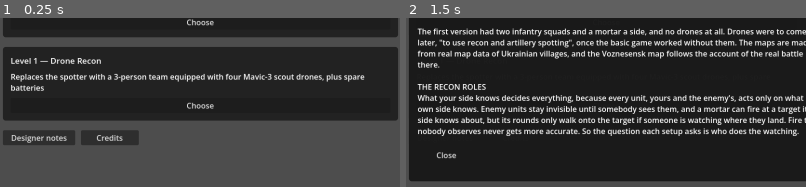
Above: before the commit, frames 1-2 (left to right).
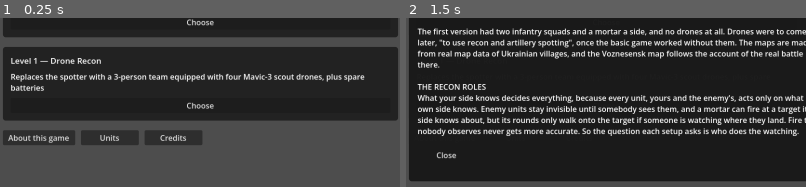
Above: after the commit, the same moments.

Repository: verybadcat/Drones
Game: Godot game, scene res://scenes/Main.tscn
Two runs of this game, one before a commit and one after it. Both use one fixed random seed, a clock stepped at 60 frames per second and the inputs below. Sound files missing from this copy of the repository are replaced by a short silence.
Inputs:
- Up to frame 1 (0.25 s): no input
- Up to frame 2 (1.5 s): click "Designer notes" (after the commit: "About this game") at 0.5 s; click "Credits" at 1.25 s
The pictures show only the part of the screen within x 3-53%, y 50-100%; the shares and areas given below are measured in that part.

The runs differ from the first frame. In frame 1, 1.6% of the frame differs, in the area x 2-51%, y 66-76%; in frame 2, less than 0.1%.

Commit message:
About this game (renamed) and a Units page on the opening screen
Co-Authored-By: Claude Sonnet 5.5 <noreply@anthropic.com>

Diff:
--- a/scripts/level_select_screen.gd
+++ b/scripts/level_select_screen.gd
@@ -42,6 +42,8 @@
 var credits_panel: PanelContainer = null
 var designer_notes_button: Button = null
 var designer_notes_panel: PanelContainer = null
+var units_button: Button = null
+var units_panel: PanelContainer = null
 
 const SETUP_WIDTH: float = 820.0
 const CELL_SIZE := Vector2(200, 58)
@@ -428,16 +430,21 @@
 	])
 
 
-## "Designer notes" and, to its right, "Credits": the two pages that open over the setup.
+## "About this game", "Units" and "Credits", left to right: the three pages that open over the setup.
 func _build_page_buttons() -> Control:
 	var row := HBoxContainer.new()
 	row.add_theme_constant_override("separation", 12)
 	row.size_flags_horizontal = Control.SIZE_SHRINK_BEGIN
 	designer_notes_button = Button.new()
-	designer_notes_button.text = "Designer notes"
+	designer_notes_button.text = "About this game"
 	designer_notes_button.custom_minimum_size = Vector2(150, 0)
 	designer_notes_button.pressed.connect(_toggle_designer_notes)
 	row.add_child(designer_notes_button)
+	units_button = Button.new()
+	units_button.text = "Units"
+	units_button.custom_minimum_size = Vector2(120, 0)
+	units_button.pressed.connect(_toggle_units)
+	row.add_child(units_button)
 	credits_button = Button.new()
 	credits_button.text = "Credits"
 	credits_button.custom_minimum_size = Vector2(120, 0)
@@ -446,22 +453,33 @@
 	return row
 
 
-## Opens the credits page over the setup (or closes it again). Built on first use. Only one of the two pages shows at a time.
+## Opens the credits page over the setup (or closes it again). Built on first use. Only one of the pages shows at a time.
 func _toggle_credits() -> void:
 	if credits_panel == null:
 		credits_panel = _build_page_panel(credits_text(), _toggle_credits)
-	if designer_notes_panel != null:
-		designer_notes_panel.visible = false
-	credits_panel.visible = not credits_panel.visible
-
-
-## Opens the designer notes over the setup (or closes them again), the same way.
+	_toggle_page(credits_panel)
+
+
+## Opens the "About this game" page (the designer notes) over the setup, or closes it again, the same way.
 func _toggle_designer_notes() -> void:
 	if designer_notes_panel == null:
 		designer_notes_panel = _build_page_panel(designer_notes_text(), _toggle_designer_notes)
-	if credits_panel != null:
-		credits_panel.visible = false
-	designer_notes_panel.visible = not designer_notes_panel.visible
+	_toggle_page(designer_notes_panel)
+
+
+## Opens the Units page over the setup, or closes it again, the same way.
+func _toggle_units() -> void:
+	if units_panel == null:
+		units_panel = _build_page_panel(units_text(), _toggle_units)
+	_toggle_page(units_panel)
+
+
+## Shows `panel` if it is hidden (hiding the other pages), or hides it if it is showing.
+func _toggle_page(panel: PanelContainer) -> void:
+	for other in [credits_panel, designer_notes_panel, units_panel]:
+		if other != null and other != panel:
+			other.visible = false
+	panel.visible = not panel.visible
 
 
 ## A page over the setup: the text in a scrolling box and a Close button that calls `on_close`. Starts hidden.
@@ -538,6 +556,113 @@
 	]) % [tactical_minute_per_second, shell_flight_s, squad_metres_per_second, fast_forward_ratio]
 
 
+## The Units page (direct user request: a "Units" button between "About this game" and "Credits" that "should bring up a screen which
+## documents the characteristics of squads, mortars, spotters, drone teams, and drones"). Every figure is read from the game's own
+## constants and from the units as the game sets them up, so the page cannot drift from the game.
+static func units_text() -> String:
+	var ppm: float = GameConfig.PIXELS_PER_METER
+	var squad_u: Unit = _sample_unit(Unit.Team.PLAYER, Unit.Kind.SQUAD)
+	var squad_r: Unit = _sample_unit(Unit.Team.ENEMY, Unit.Kind.SQUAD)
+	var mortar_u: Unit = _sample_unit(Unit.Team.PLAYER, Unit.Kind.MORTAR)
+	var mortar_r: Unit = _sample_unit(Unit.Team.ENEMY, Unit.Kind.MORTAR)
+	var drone_team: Unit = _sample_unit(Unit.Team.PLAYER, Unit.Kind.DRONE_TEAM)
+	var cover: Dictionary = CombatResolver.SQUAD_COVER_MULTIPLIER
+	var mortar_cover: Dictionary = CombatResolver.MORTAR_COVER_MULTIPLIER
+	var lines: PackedStringArray = []
+	lines.append("UNITS")
+	lines.append("")
+	lines.append("SQUADS")
+	lines.append("%d people, on both sides, armed with rifles: the only unit that fights at close quarters." % squad_u.max_pips)
+	lines.append("")
+	lines.append("Fire: at any enemy it can see within %s and has a clear line of sight to (buildings and hills block it). It cannot fire while it is moving with intent, on the march or dashing for cover." % _metres(GameConfig.SQUAD_ENGAGEMENT_RANGE / ppm))
+	lines.append("")
+	lines.append("Accuracy: before terrain and range, a Ukrainian squad hits with %s of its shots and a Russian one with %s (the Ukrainians are defending prepared positions). Cover multiplies that by %s in the open, %s in trees and %s in a building, so a squad in trees is hit one-eighth as often as one in the open. A moving target has no cover but is hit %s times as often. A shot at point-blank range is up to %s times as likely to hit, the bonus fading with distance. Fire from several directions at once multiplies the damage, up to %s times for a squad that is surrounded. Higher ground partly defeats the cover below it." % [_pct(squad_u.base_hit_chance), _pct(squad_r.base_hit_chance), _num(cover[GameConfig.TerrainType.OPEN]), _num(cover[GameConfig.TerrainType.TREES]), _num(cover[GameConfig.TerrainType.BUILDING]), _num(GameConfig.MOVING_HIT_MULTIPLIER), _num(GameConfig.SQUAD_CLOSE_RANGE_HIT_MULTIPLIER), _num(CombatResolver.crossfire_multiplier(0.0))])
+	lines.append("")
+	lines.append("Casualties: a rifle hit costs one person. A mortar round costs about %s of the people left in the squad, and at least one." % _pct(GameConfig.MORTAR_CASUALTY_FRACTION))
+	lines.append("")
+	lines.append("Morale: it breaks off and retreats once it has lost %s of its people (the standing order), and it may surrender if it is cut off." % _pct(squad_u.retreat_threshold))
+	lines.append("")
+	lines.append("Pace, in metres per second of battle time: it marches at %s, repositions at %s, and withdraws at %s (Ukrainian) or %s (Russian)." % [_num(GameConfig.ENEMY_ADVANCE_SPEED / ppm), _num(GameConfig.REPOSITION_SPEED / ppm), _num(GameConfig.PLAYER_RETREAT_SPEED / ppm), _num(GameConfig.ENEMY_RETREAT_SPEED / ppm)])
+	lines.append("")
+	lines.append("Eyes: it notices enemies out to %s in the open, %s farther from higher ground, and %s times as readily while they are moving. Enemies in trees or buildings are much harder to notice." % [_metres(GameConfig.DETECTION_BASE_RANGE / ppm), _metres(GameConfig.DETECTION_ELEVATION_BONUS / ppm), _num(GameConfig.MOVING_SPOT_MULTIPLIER)])
+	lines.append("")
+	lines.append("MORTARS")
+	lines.append("Crew-served indirect fire: it can hit whatever its side can see, from far beyond rifle range.")
+	lines.append("")
+	lines.append("Crew: %d for the Ukrainians, %d for the Russians. A hit is decisive: it wounds or kills several of the crew at once, and a crew that breaks usually abandons the gun." % [mortar_u.crew_size, mortar_r.crew_size])
+	lines.append("")
+	lines.append("Range: %s (Ukrainian) or %s (Russian). A round takes %d seconds to land, so a target that has moved more than %s by then is missed, and a target in cover is much harder to hit: a mortar round is hampered by cover less than a bullet is (%s in the open, %s in trees, %s in a building)." % [_metres(GameConfig.MORTAR_MAX_RANGE_PLAYER / ppm), _metres(GameConfig.MORTAR_MAX_RANGE_ENEMY / ppm), int(GameConfig.MORTAR_FLIGHT_TIME), _metres(GameConfig.MORTAR_EVASION_RADIUS / ppm), _num(mortar_cover[GameConfig.TerrainType.OPEN]), _num(mortar_cover[GameConfig.TerrainType.TREES]), _num(mortar_cover[GameConfig.TerrainType.BUILDING])])
+	lines.append("")
+	lines.append("Rate of fire: bursts of up to %d rounds (%d inside %s), then a reload of %d seconds. The crew must stand still for %d seconds before it can fire, so a mortar that is moving cannot fire." % [GameConfig.MORTAR_BURST_MAX_SHOTS, GameConfig.MORTAR_BURST_CLOSE_RANGE_MAX_SHOTS, _metres(GameConfig.MORTAR_BURST_CLOSE_RANGE / ppm), int(mortar_u.reload_time), int(GameConfig.MORTAR_SETUP_TEARDOWN_TIME)])
+	lines.append("")
+	lines.append("Ammunition: it starts with %d rounds and can hold %d. A resupply run brings %d. A run is requested at first contact, waits off the map until the mortar is down to %d rounds, takes about %d minutes to arrive, and about one in %d does not get through. The run is unarmed and can be shot." % [mortar_u.mortar_rounds_remaining, GameConfig.MORTAR_MAX_AMMO_ON_HAND, GameConfig.MORTAR_RESUPPLY_ROUNDS, GameConfig.MORTAR_RESUPPLY_REORDER_POINT, int(GameConfig.MORTAR_RESUPPLY_DELAY_MEDIAN / 60.0), int(round(1.0 / GameConfig.MORTAR_RESUPPLY_FAILURE_CHANCE))])
+	lines.append("")
+	lines.append("Accuracy: the typical miss distance (half the rounds land closer) of fire that nobody observes is about %s of the range, never less than %s, and it never improves. When someone watches where the rounds fall, it shrinks with each round, toward a floor of %s with a squad watching, %s with a spotter and %s with a drone. A round aimed with a drone's help is also %s times as likely to hit." % [_pct(GameConfig.MORTAR_DISPERSION_CEP_FRACTION_OF_RANGE), _metres(GameConfig.MORTAR_DISPERSION_UNADJUSTED_FLOOR / ppm), _metres(GameConfig.MORTAR_DISPERSION_SQUAD_FLOOR / ppm), _metres(GameConfig.MORTAR_DISPERSION_SPOTTER_FLOOR / ppm), _metres(GameConfig.MORTAR_DISPERSION_DRONE_FLOOR / ppm), _num(GameConfig.DRONE_DIRECTED_MORTAR_ACCURACY_MULTIPLIER)])
+	lines.append("")
+	lines.append("Movement and siting: it relocates at %s metres per second (%s when hurried). It cannot fire from inside a building, and the Ukrainian crew will not set up in the populated-area exclusion zone around a town." % [_num(GameConfig.MORTAR_RELOCATE_SPEED / ppm), _num(GameConfig.MORTAR_RELOCATE_SPEED_URGENT / ppm)])
+	lines.append("")
+	lines.append("Concealment: every round fired gives its position away, and the other side's mortar may answer with counter-battery fire. In cover the crew can only be noticed from within %s; in the open it is noticed much more easily." % _metres(GameConfig.MORTAR_HIDDEN_DETECTION_RANGE / ppm))
+	lines.append("")
+	lines.append("Targets: an enemy mortar before anything else, then squads, weighing how many people are in them and how much of a danger they are. It holds fire to save ammunition as it runs low.")
+	lines.append("")
+	lines.append("SPOTTERS")
+	lines.append("The Level 0 recon unit: a small ground team that calls in fire on whatever it can see. One hit puts it out of action. It is unarmed and never fires.")
+	lines.append("")
+	lines.append("Eyes: it notices enemies out to %s, which is %s farther than a squad. Hidden in cover it can only be noticed from within %s." % [_metres((GameConfig.DETECTION_BASE_RANGE + GameConfig.SPOTTER_DETECTION_RANGE_BONUS) / ppm), _metres(GameConfig.SPOTTER_DETECTION_RANGE_BONUS / ppm), _metres(GameConfig.SPOTTER_HIDDEN_DETECTION_RANGE / ppm)])
+	lines.append("")
+	lines.append("Use: it lets the mortar correct its fire onto what it sees, better than a squad can and not as well as a drone (see the mortar's accuracy above).")
+	lines.append("")
+	lines.append("DRONE TEAMS")
+	lines.append("The Level 1 recon unit, in place of the spotter: %d people, unarmed, with %d Mavic 3 drones and %d spare batteries. You place the team; its pilot decides where the drones look." % [drone_team.crew_size, GameConfig.DRONE_FLEET_SIZE, GameConfig.DRONE_SPARE_BATTERIES])
+	lines.append("")
+	lines.append("Casualties: a hit is decisive against the crew, as it is against a mortar crew. Losing one of them does not end the flying, but each casualty makes the drones about %s less likely to notice what is in view and directing fire a little less effective." % _pct(1.0 - GameConfig.DRONE_TEAM_CASUALTY_SPOT_MULTIPLIER))
+	lines.append("")
+	lines.append("On the move: when the team itself is moving, the drones are flown with divided attention. They notice about %s less, and corrections to mortar fire are less precise." % _pct(1.0 - GameConfig.DRONE_TEAM_MOVING_SPOT_CHANCE_MULTIPLIER))
+	lines.append("")
+	lines.append("Batteries: swapping one takes %d minutes and recharging a flat one takes %d minutes. A drone is not launched below %s charge." % [int(GameConfig.DRONE_BATTERY_SWAP_DURATION / 60.0), int(GameConfig.DRONE_RECHARGE_DURATION / 60.0), _pct(GameConfig.DRONE_MIN_LAUNCH_CHARGE_FLOOR)])
+	lines.append("")
+	lines.append("DRONES")
+	lines.append("A Mavic 3-class quadcopter: unarmed, pure reconnaissance.")
+	lines.append("")
+	lines.append("Flight: it flies at %d m and cruises at %s metres per second (%d km/h), up to %s. A battery lasts about %d minutes at cruise (the rated figure is %d), and the drone heads home, with a safety margin, before it runs flat. Climbing to its altitude takes about %d seconds." % [int(GameConfig.DRONE_ALTITUDE_M), _num(GameConfig.DRONE_CRUISE_SPEED / ppm), int(round(GameConfig.DRONE_CRUISE_SPEED / ppm * 3.6)), _num(GameConfig.DRONE_MAX_AIRSPEED / ppm), int(round(GameConfig.DRONE_FULL_CHARGE_FLIGHT_TIME / 60.0)), int(GameConfig.DRONE_MAX_FLIGHT_TIME / 60.0), int(round(GameConfig.DRONE_CLIMB_TIME))])
+	lines.append("")
+	lines.append("Eyes: it sees out to %s, the chance of noticing something falling off with the square of the distance from directly overhead. Buildings do not block its view, though it cannot see a unit inside one. A unit in trees is %s harder to notice from above." % [_metres(GameConfig.DRONE_DETECTION_RANGE / ppm), _pct(1.0 - GameConfig.DRONE_CONCEALMENT_MULTIPLIER[GameConfig.TerrainType.TREES])])
+	lines.append("")
+	lines.append("Risk: mortars and rifles cannot hit it. A person on the ground may notice it overhead, at about %s a minute within %s, which tells a crew it is being watched. Rain makes it fly lower or come home, and strong wind can keep it on the ground or, rarely, lose it." % [_pct(GameConfig.DRONE_GROUND_NOTICE_CHANCE_PER_MINUTE), _metres(GameConfig.DRONE_GROUND_NOTICE_MAX_RANGE_M)])
+	for u in [squad_u, squad_r, mortar_u, mortar_r, drone_team]:
+		u.free()
+	return "\n".join(lines)
+
+
+## A unit set up as the game sets it up, for reading its figures (freed by the caller).
+static func _sample_unit(team: Unit.Team, kind: Unit.Kind) -> Unit:
+	var u := Unit.new()
+	u.setup(team, kind, Vector2.ZERO)
+	return u
+
+
+## "4,500 m": whole metres with thousands separators.
+static func _metres(metres: float) -> String:
+	var digits := str(int(round(metres)))
+	var out := ""
+	while digits.length() > 3:
+		out = "," + digits.substr(digits.length() - 3) + out
+		digits = digits.substr(0, digits.length() - 3)
+	return "%s%s m" % [digits, out]
+
+
+## 0.26 -> "26%"
+static func _pct(fraction: float) -> String:
+	return "%d%%" % int(round(fraction * 100.0))
+
+
+## A figure as short as it can be: 1.6, 0.2, 2, 4.
+static func _num(value: float) -> String:
+	if is_equal_approx(value, roundf(value)):
+		return "%d" % int(value)
+	return ("%.2f" % value).rstrip("0")
+
+
 func _build_option(title_text: String, body_text: String, mode: GameConfig.ReconMode) -> Control:
 	var box := PanelContainer.new()
 	box.custom_minimum_size = Vector2(820, 0)
--- a/scripts/tests/test_designer_notes_page.gd
+++ b/scripts/tests/test_designer_notes_page.gd
@@ -77,7 +77,7 @@
 	await process_frame
 	var notes_button: Button = screen.designer_notes_button
 	var credits_button: Button = screen.credits_button
-	check(notes_button != null and notes_button.text == "Designer notes", "The opening screen has a Designer notes button")
+	check(notes_button != null and notes_button.text == "About this game", "The opening screen has an About this game button")
 	check(credits_button != null and credits_button.text == "Credits", "...and a Credits button")
 	check(notes_button.get_parent() == credits_button.get_parent(), "...in the same row")
 	check(notes_button.get_index() < credits_button.get_index(), "...with Credits to the right of Designer notes (index %d, %d)" % [notes_button.get_index(), credits_button.get_index()])
--- /dev/null
+++ b/scripts/tests/test_units_page.gd
@@ -0,0 +1,116 @@
+extends SceneTree
+## Direct user request: "'Designer notes' can be changed to 'About this game'. Between that button and the 'credits' one, I want a button
+## entitled 'Units'. This should bring up a screen which documents the characteristics of squads, mortars, spotters, drone teams, and drones."
+##
+## The opening screen has three buttons in a row, About this game, Units, Credits, each opening a page with a Close button, one page at a
+## time. The Units page covers the five kinds of unit and its figures are the game's own: read from the constants and from the units as the
+## game sets them up, so this test compares what the page says with what the game does.
+##
+## Run: godot --headless --path . --script scripts/tests/test_units_page.gd
+var failures := 0
+
+func check(condition: bool, message: String) -> void:
+	if not condition:
+		failures += 1
+		push_error(message)
+
+func _initialize() -> void:
+	call_deferred("run")
+
+func all_text(node: Node) -> String:
+	var out := ""
+	if node is RichTextLabel:
+		out += (node as RichTextLabel).get_parsed_text() + "\n"
+	elif node is Label:
+		out += (node as Label).text + "\n"
+	for child in node.get_children():
+		out += all_text(child)
+	return out
+
+func close_button(panel: Control) -> Button:
+	for b in panel.find_children("*", "Button", true, false):
+		if (b as Button).text == "Close":
+			return b
+	return null
+
+func has_figure(text: String, figure: String, message: String) -> void:
+	check(figure in text, "%s (the page should say \"%s\")" % [message, figure])
+
+func run() -> void:
+	var text: String = LevelSelectScreen.units_text()
+	var ppm: float = GameConfig.PIXELS_PER_METER
+	# the five kinds of unit
+	for heading in ["SQUADS", "MORTARS", "SPOTTERS", "DRONE TEAMS", "DRONES"]:
+		check(("\n" + heading + "\n") in text, "The page has a section: %s" % heading)
+	check(not ("%d" in text) and not ("%s" in text) and not ("%%" in text), "No unfilled format code is left in the text")
+
+	# the figures are the game's: units as the game sets them up
+	var squad_u := Unit.new(); squad_u.setup(Unit.Team.PLAYER, Unit.Kind.SQUAD, Vector2.ZERO)
+	var squad_r := Unit.new(); squad_r.setup(Unit.Team.ENEMY, Unit.Kind.SQUAD, Vector2.ZERO)
+	var mortar_u := Unit.new(); mortar_u.setup(Unit.Team.PLAYER, Unit.Kind.MORTAR, Vector2.ZERO)
+	var mortar_r := Unit.new(); mortar_r.setup(Unit.Team.ENEMY, Unit.Kind.MORTAR, Vector2.ZERO)
+	var team := Unit.new(); team.setup(Unit.Team.PLAYER, Unit.Kind.DRONE_TEAM, Vector2.ZERO)
+	has_figure(text, "%d people, on both sides" % squad_u.max_pips, "A squad's size")
+	has_figure(text, "a Ukrainian squad hits with %d%%" % int(round(squad_u.base_hit_chance * 100.0)), "The Ukrainian squad's accuracy")
+	has_figure(text, "a Russian one with %d%%" % int(round(squad_r.base_hit_chance * 100.0)), "The Russian squad's accuracy")
+	check(squad_u.base_hit_chance > squad_r.base_hit_chance, "Setup: the defenders do shoot straighter (%.2f against %.2f)" % [squad_u.base_hit_chance, squad_r.base_hit_chance])
+	has_figure(text, "within %d m and has a clear line of sight" % int(round(GameConfig.SQUAD_ENGAGEMENT_RANGE / ppm)), "A squad's range")
+	has_figure(text, "lost %d%% of its people" % int(round(squad_u.retreat_threshold * 100.0)), "A squad's breaking point")
+	has_figure(text, "Crew: %d for the Ukrainians, %d for the Russians" % [mortar_u.crew_size, mortar_r.crew_size], "The mortar crews")
+	has_figure(text, "it starts with %d rounds and can hold %d" % [mortar_u.mortar_rounds_remaining, GameConfig.MORTAR_MAX_AMMO_ON_HAND], "The mortar's ammunition")
+	has_figure(text, "A round takes %d seconds to land" % int(GameConfig.MORTAR_FLIGHT_TIME), "A mortar round's flight")
+	has_figure(text, "a reload of %d seconds" % int(mortar_u.reload_time), "The mortar's reload")
+	has_figure(text, "4,500 m (Ukrainian) or 6,000 m (Russian)", "The mortars' ranges")
+	check(int(GameConfig.MORTAR_MAX_RANGE_PLAYER / ppm) == 4500 and int(GameConfig.MORTAR_MAX_RANGE_ENEMY / ppm) == 6000, "Setup: those ranges are the game's")
+	has_figure(text, "%d people, unarmed, with %d Mavic 3 drones and %d spare batteries" % [team.crew_size, GameConfig.DRONE_FLEET_SIZE, GameConfig.DRONE_SPARE_BATTERIES], "The drone team")
+	has_figure(text, "it flies at %d m" % int(GameConfig.DRONE_ALTITUDE_M), "A drone's altitude")
+	has_figure(text, "it sees out to 1,600 m" if int(GameConfig.DRONE_DETECTION_RANGE / ppm) == 1600 else "NOT 1,600", "A drone's range")
+	has_figure(text, "notices enemies out to 1,400 m" if int((GameConfig.DETECTION_BASE_RANGE + GameConfig.SPOTTER_DETECTION_RANGE_BONUS) / ppm) == 1400 else "NOT 1,400", "A spotter's range")
+	for u in [squad_u, squad_r, mortar_u, mortar_r, team]:
+		u.free()
+
+	# the buttons and the pages
+	var screen := LevelSelectScreen.new()
+	root.add_child(screen)
+	await process_frame
+	var about_button: Button = screen.designer_notes_button
+	var units_button: Button = screen.units_button
+	var credits_button: Button = screen.credits_button
+	check(about_button != null and about_button.text == "About this game", "The first button reads About this game")
+	check(units_button != null and units_button.text == "Units", "...the second reads Units")
+	check(credits_button != null and credits_button.text == "Credits", "...and the third Credits")
+	check(about_button.get_parent() == units_button.get_parent() and units_button.get_parent() == credits_button.get_parent(), "All three are in one row")
+	check(about_button.get_index() < units_button.get_index() and units_button.get_index() < credits_button.get_index(), "...in the order About this game, Units, Credits")
+	await process_frame
+	check(units_button.global_position.x >= about_button.global_position.x + about_button.size.x and credits_button.global_position.x >= units_button.global_position.x + units_button.size.x, "...left to right, not overlapping")
+	check(is_equal_approx(units_button.global_position.y, about_button.global_position.y) and is_equal_approx(credits_button.global_position.y, about_button.global_position.y), "...on the same line")
+	check(screen.units_panel == null or not screen.units_panel.visible, "The Units page is not showing until asked for")
+	units_button.pressed.emit()
+	await process_frame
+	check(screen.units_panel != null and screen.units_panel.visible, "Pressing Units opens the page")
+	var shown: String = all_text(screen.units_panel)
+	check("SQUADS" in shown and "DRONES" in shown and "Mavic 3" in shown, "...showing the units")
+	var close: Button = close_button(screen.units_panel)
+	check(close != null, "...with a Close button")
+	# one page at a time, all three ways
+	about_button.pressed.emit()
+	await process_frame
+	check(screen.designer_notes_panel.visible and not screen.units_panel.visible, "Opening About this game puts Units away")
+	units_button.pressed.emit()
+	await process_frame
+	check(screen.units_panel.visible and not screen.designer_notes_panel.visible, "...and opening Units puts About this game away")
+	credits_button.pressed.emit()
+	await process_frame
+	check(screen.credits_panel.visible and not screen.units_panel.visible and not screen.designer_notes_panel.visible, "...and opening Credits puts both away")
+	units_button.pressed.emit()
+	await process_frame
+	check(screen.units_panel.visible and not screen.credits_panel.visible, "...and Units puts Credits away")
+	if close != null:
+		close.pressed.emit()
+		await process_frame
+		check(not screen.units_panel.visible, "Close puts the Units page away")
+		units_button.pressed.emit()
+		await process_frame
+		check(screen.units_panel.visible, "...and Units brings it back")
+	print("Units page tests: %d failures" % failures)
+	quit(1 if failures else 0)
Not shown, changed: docs/designs/tactical-commander-doctrine.md
